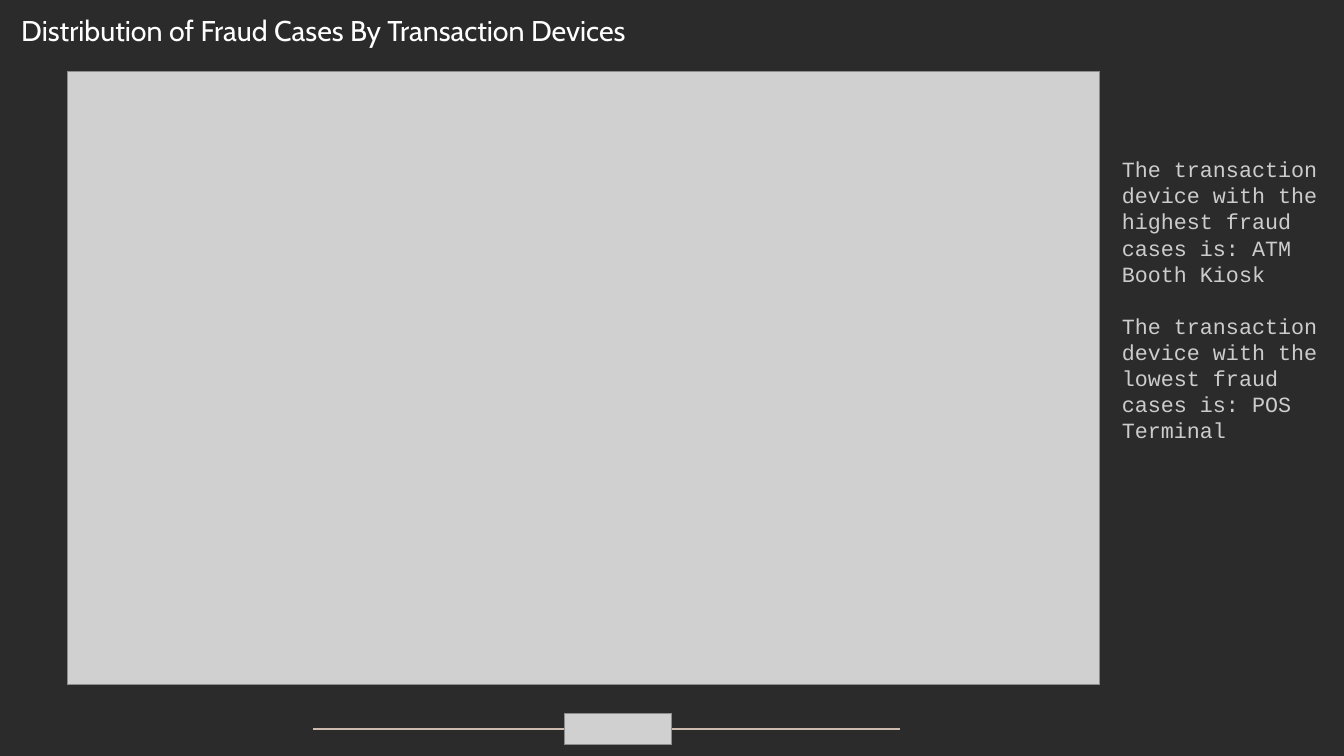
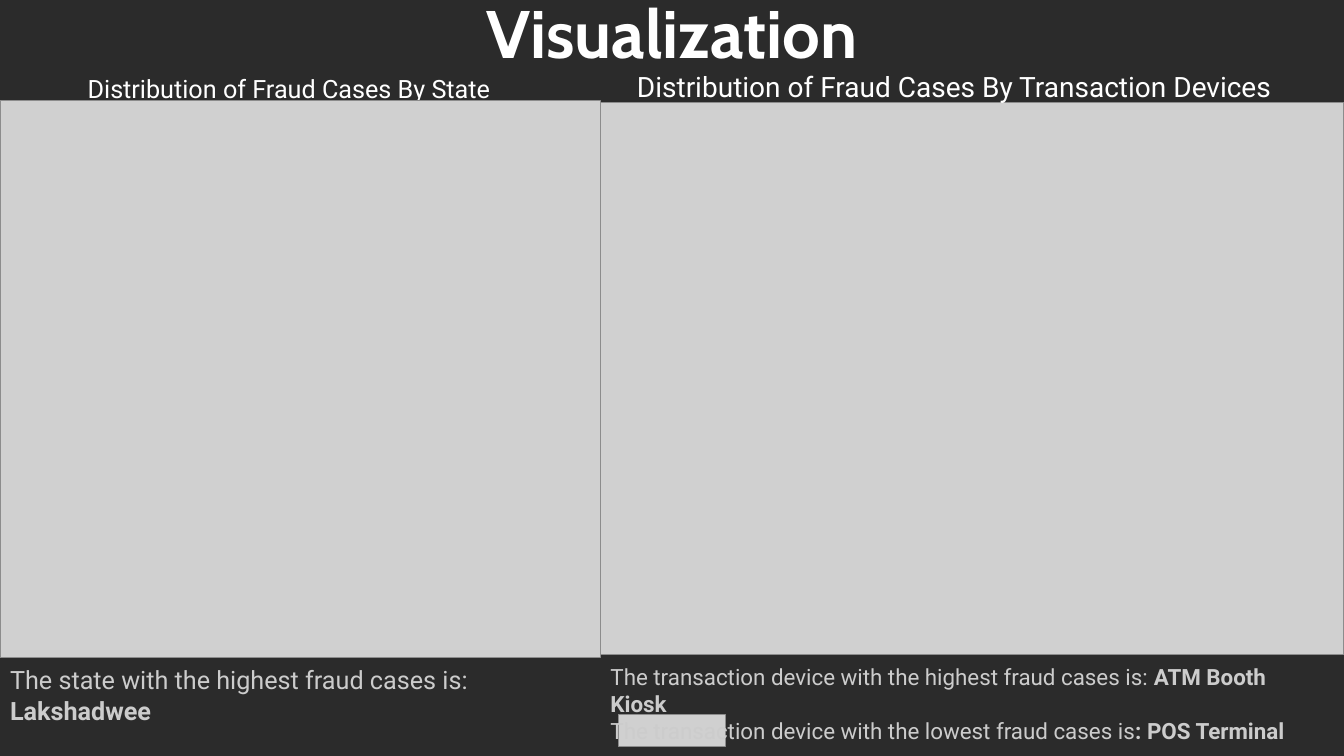
Before and after one commit to gkipkirui1/DSF-PT08P5-GROUP4-CAPSTONE-PROJECT, a slide deck: slide 10 of presentation/powerpoint_presentation.pptx (slide 9 before the commit). Drawn at 1344x756 pixels with LibreOffice and Linux fonts; fonts in the diff are those of the drawing; grey boxes stand for pictures; background and template pictures are left out; a plain dark background stands for a picture behind light text. Boxes give left, top, right and bottom in pixels: in the first picture for what was removed or moved away, otherwise in the second. Text is boxed around its words. In the diff, an @@ line names an element or a change of style, - is before the commit and + after.

```diff
--- a/presentation/powerpoint_presentation.pptx
+++ b/presentation/powerpoint_presentation.pptx
@@ title added at box(486, 7, 857, 59), 48 pt, text #FFFFFF, bold @@
+Visualization
@@ picture removed at box(68, 72, 1100, 685) @@
@@ subtitle at box(88, 79, 490, 104): text changed; size 20.4 to 18 pt; font Cabin to Roboto @@
-Distribution of Fraud Cases By Transaction Devices
+Distribution of Fraud Cases By State
@@ text added at box(637, 75, 1270, 104), 20 pt, text #FFFFFF @@
+Distribution of Fraud Cases By Transaction Devices
@@ picture added at box(0, 101, 601, 657) @@
@@ picture added at box(601, 103, 1344, 655) @@
@@ text "The transaction device with the ...": place and size @@
-text "The transaction device with the ..." at box(1122, 162, 1317, 438)
+text "The transaction device with the ..." at box(610, 668, 1285, 745)
@@ text "The transaction device with the ..." at box(610, 668, 1285, 745): size 15.5 to 16 pt, font Courier New to Roboto; bold on in "ATM Booth Kiosk", "is: POS Terminal" @@
@@ text added at box(10, 670, 467, 720), 18 pt, text #CCCCCC @@
+The state with the highest fraud cases is: Lakshadwee
@@ picture: place and size @@
-picture at box(565, 713, 671, 744)
+picture at box(619, 715, 726, 746)
@@ line removed from (313, 729) to (899, 729) @@
```
Also in this commit, not shown: 9 other slides changed, 5 slides added, 4 slides removed, 1 other file.
